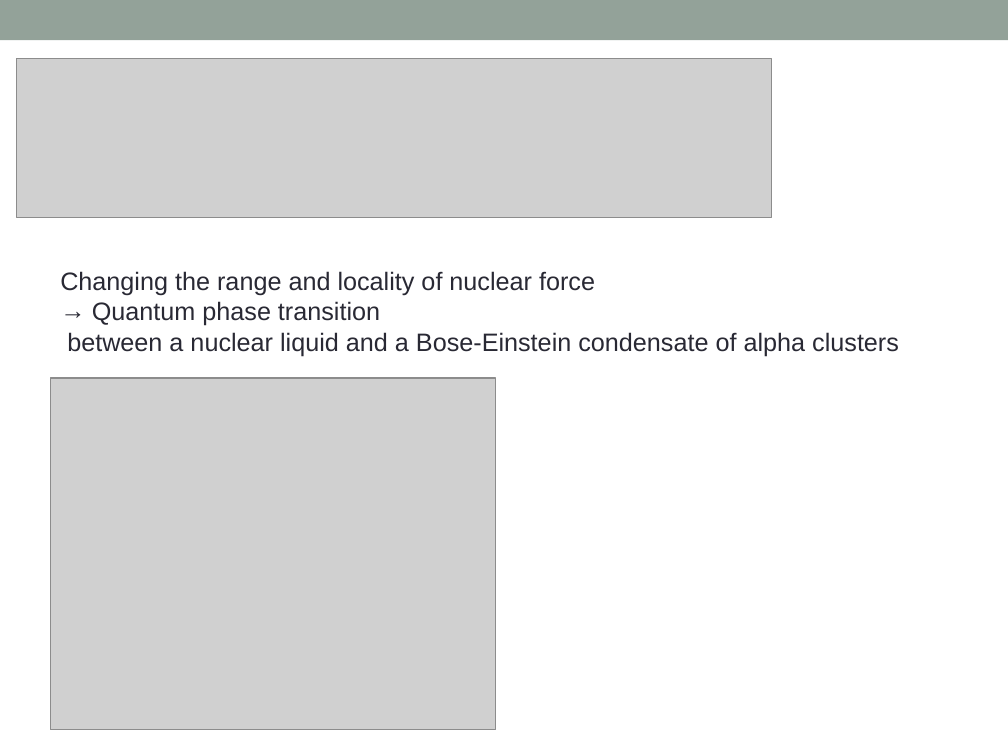
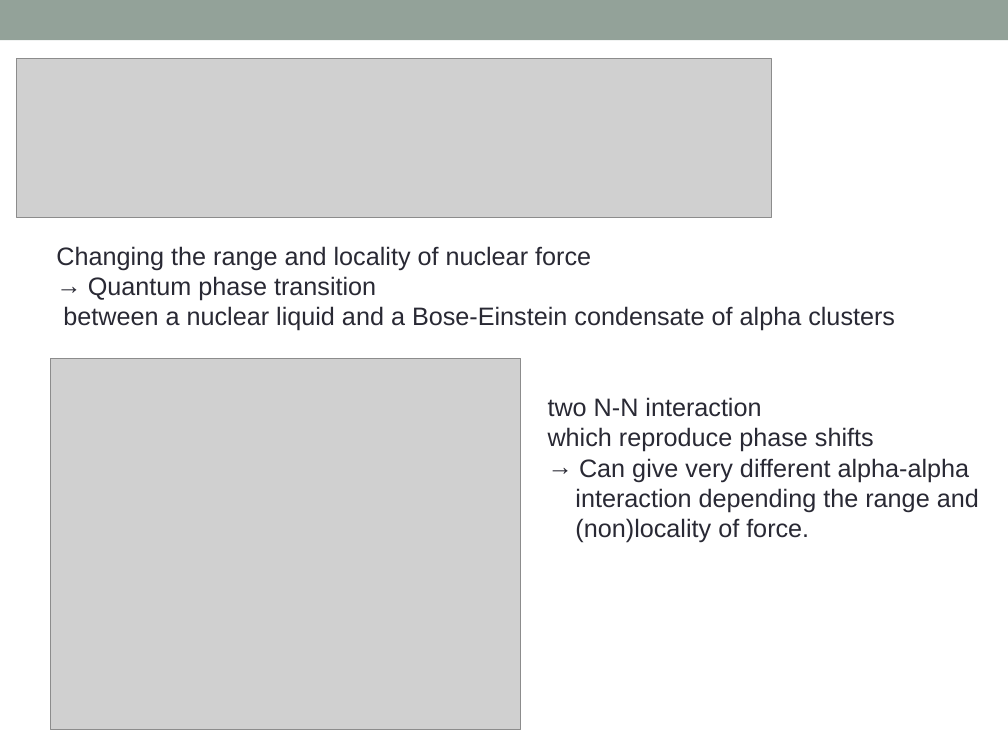
Before and after one commit to alphacentaury-github/NPSS2020, a slide deck: slide 19 of 20211002_BCC_OMEG.pptx (slide 15 before the commit). Drawn at 1008x756 pixels with LibreOffice and Linux fonts; fonts in the diff are those of the drawing; grey boxes stand for pictures. Boxes give left, top, right and bottom in pixels: in the first picture for what was removed or moved away, otherwise in the second. Text is boxed around its words. In the diff, an @@ line names an element or a change of style, - is before the commit and + after.

Commit message:
ppt files

```diff
--- a/20211002_BCC_OMEG.pptx
+++ b/20211002_BCC_OMEG.pptx
@@ text "Changing the range and locality ...": place and size @@
-text "Changing the range and locality ..." at bbox=[60, 271, 899, 356]
+text "Changing the range and locality ..." at bbox=[56, 246, 895, 331]
@@ picture: place and size @@
-picture at bbox=[50, 378, 496, 730]
+picture at bbox=[50, 358, 521, 730]
@@ text added at bbox=[548, 397, 979, 543], 18 pt, text #292934 @@
+two N-N interaction
+which reproduce phase shifts
+→ Can give very different alpha-alpha
+interaction depending the range and
+(non)locality of force.
```
Also in this commit, not shown: 5 other slides changed, 4 slides added, 2 other files.
